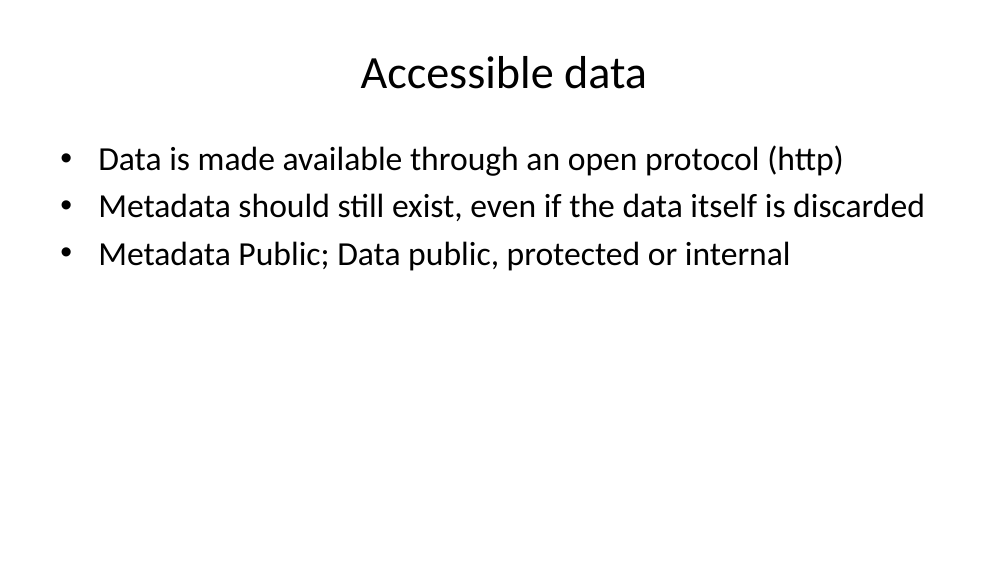
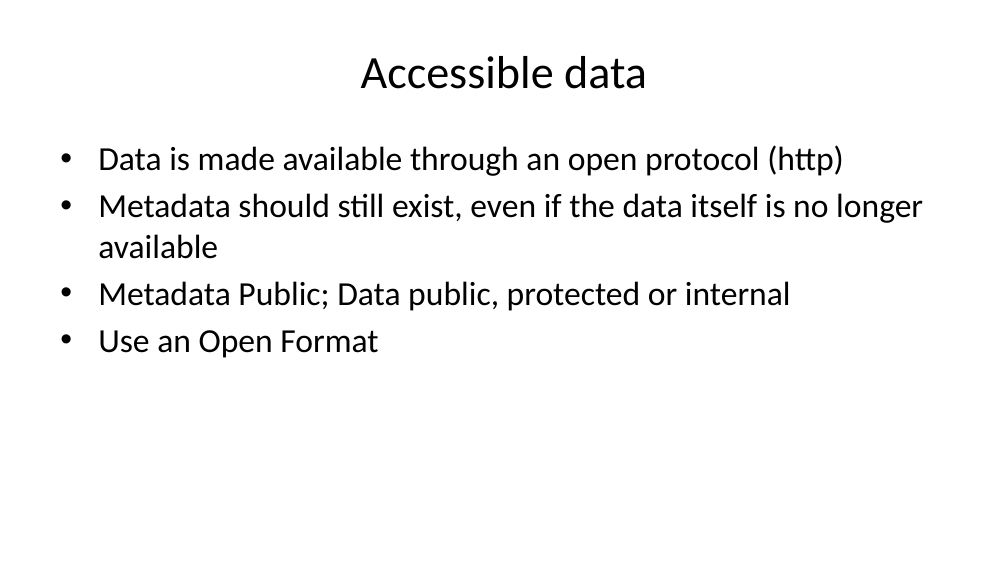
Before and after one commit to pvgenuchten/slides, a slide deck: slide 16 of slides/2026-soil-information-systems-for-decision-making-in-africa.pptx (slide 14 before the commit). Drawn at 1008x567 pixels with LibreOffice and Linux fonts; fonts in the diff are those of the drawing. Boxes give left, top, right and bottom in pixels: in the first picture for what was removed or moved away, otherwise in the second. Text is boxed around its words. In the diff, an @@ line names an element or a change of style, - is before the commit and + after.

```diff
--- a/slides/2026-soil-information-systems-for-decision-making-in-africa.pptx
+++ b/slides/2026-soil-information-systems-for-decision-making-in-africa.pptx
@@ text at (98, 193, 923, 259): text changed @@
-• Metadata should still exist, even if the data itself is discarded
+• Metadata should still exist, even if the data itself is no longer available
@@ text at (98, 330, 378, 358): paragraph added @@
+• Use an Open Format
```
Also in this commit, not shown: 8 other slides changed, 3 slides added, 1 slide removed, 44 other files.
